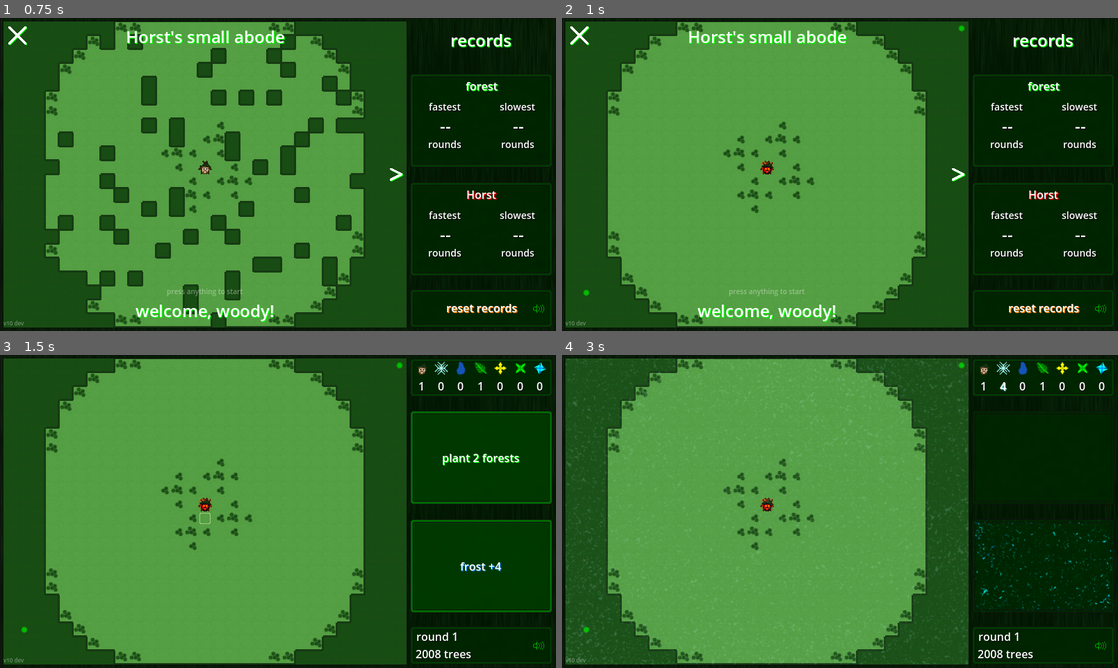
Above: before the commit, frames 1-4 (two rows, left to right).
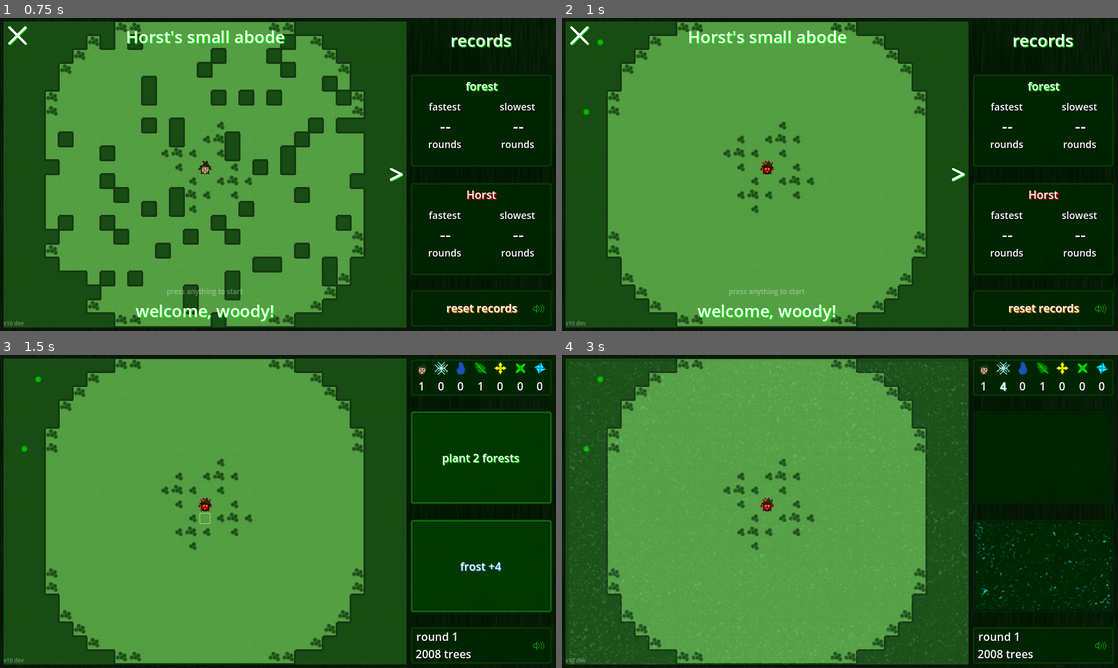
Above: after the commit, the same moments.

Repository: TriffnixXIV/ForstForward
Game: Godot game, scene res://Scenes/ForstForward.tscn
The game is run twice, just before and just after one commit, with the same random seed, the same clock (stepped at 60 frames per second) and the same inputs. Sound files missing from this copy of the repository are replaced by a short silence.
Inputs (mouse positions are in pixels of both pictures, inside the frame that each line leads up to):
- Up to frame 1 (0.75 s): click (205, 174) at 0.5 s
- Up to frame 2 (1 s): no input
- Up to frame 3 (1.5 s): click (205, 511) at 1.25 s
- Up to frame 4 (3 s): click "plant 2 forests" at 2 s; click "frost +4" at 2.75 s

Frame 1 is identical in both runs. In frame 2, less than 0.1% of the frame differs, in the area x 3-73%, y 2-89%; in frame 3, less than 0.1%; in frame 4, 1.2%, in the area x 0-74%, y 1-99%.

Commit message:
map refactor pt1: villagers

Diff:
--- a/Source/Code/Advancement.gd
+++ b/Source/Code/Advancement.gd
@@ -21,7 +21,7 @@
 	$Timer.start()
 	$Sounds/AdvancementStart.play()
 	current_phase = Phase.starting
-	map.crystal_manager.advance()
+	map.crystals.advance()
 	step_done = true
 
 func stop():
@@ -84,7 +84,7 @@
 	current_phase = Phase.villagers
 
 	var action_loss = map.get_coldness()
-	for villager in map.villagers:
+	for villager in map.villagers.villagers:
 		map.actions_lost_to_frost += min(map.villager_actions, action_loss)
 		villager.prepare_turn(map.villager_actions - action_loss)
 
@@ -96,7 +96,7 @@
 	villager_built = false
 
 	still_acting = false
-	for villager in map.villagers:
+	for villager in map.villagers.villagers:
 		still_acting = villager.act() or still_acting
 
 	$Sounds/BaseAdvance.play()
@@ -140,7 +140,7 @@
 
 func finish():
 	$Timer.stop()
-	for villager in map.villagers:
+	for villager in map.villagers.villagers:
 		villager.end_turn()
 
 	current_phase = Phase.idle
--- a/Source/Code/CrystalManager.gd
+++ b/Source/Code/Crystals.gd
@@ -1,5 +1,5 @@
-extends Node
-class_name CrystalManager
+extends Node2D
+class_name Crystals
 
 var map: Map
 
@@ -14,12 +14,9 @@
 var fully_grown_crystals: Array[Crystal] = []
 var pending_crystal_spawns: Array[Crystal.Type] = []
 
-func _init(map_: Map):
-	self.map = map_
-
 func reset():
 	for crystal in crystals:
-		map.remove_child(crystal)
+		remove_child(crystal)
 		crystal.queue_free()
 	crystals = []
 	cell_crystal_map = {}
@@ -129,7 +126,7 @@
 	crystal.position.x = cell_position.x * map.tile_set.tile_size.x
 	crystal.position.y = cell_position.y * map.tile_set.tile_size.y
 	crystal.connect("cracked", crystal_has_cracked)
-	map.add_child(crystal)
+	add_child(crystal)
 
 	crystal.map = map
 	crystal.cell_position = cell_position
@@ -143,7 +140,7 @@
 	cell_crystal_map.erase(crystal.cell_position)
 	if crystal.is_grown():
 		fully_grown_crystals.erase(crystal)
-	map.remove_child(crystal)
+	remove_child(crystal)
 	crystal.queue_free()
 
 func claim_crystal():
--- a/Source/Code/ForstForward.gd
+++ b/Source/Code/ForstForward.gd
@@ -99,7 +99,7 @@
 
 func get_cell_from_position(coords: Vector2i):
 	var map_position = $Map.to_local(coords)
-	if $Map/CellHighlight.is_large():
+	if $Map/Overlays/CellHighlight.is_large():
 		map_position.x -= floori($Map.tile_set.tile_size.x / 2.0)
 		map_position.y -= floori($Map.tile_set.tile_size.y / 2.0)
 	map_position.x = floori(map_position.x / $Map.tile_set.tile_size.x)
@@ -108,26 +108,26 @@
 
 func update_highlight():
 	update_hightlight_visibility()
-	if $Map/CellHighlight.visible:
+	if $Map/Overlays/CellHighlight.visible:
 		update_highlight_position()
 		update_highlight_color()
 
 func update_hightlight_visibility():
 	if current_map_position != null and $Map.is_valid_tile(current_map_position) and game_state == GameState.playing and $Map.advancement.current_phase == $Map.advancement.Phase.idle:
-		$Map/CellHighlight.visible = true
-	else:
-		$Map/CellHighlight.visible = false
+		$Map/Overlays/CellHighlight.visible = true
+	else:
+		$Map/Overlays/CellHighlight.visible = false
 
 func update_highlight_position():
 	update_highlight_color()
 	if $Map.is_valid_tile(current_map_position) and game_state == GameState.playing and $Map.advancement.current_phase == $Map.advancement.Phase.idle:
-		$Map/CellHighlight.position.x = current_map_position.x * $Map.tile_set.tile_size.x
-		$Map/CellHighlight.position.y = current_map_position.y * $Map.tile_set.tile_size.y
+		$Map/Overlays/CellHighlight.position.x = current_map_position.x * $Map.tile_set.tile_size.x
+		$Map/Overlays/CellHighlight.position.y = current_map_position.y * $Map.tile_set.tile_size.y
 
 func update_highlight_color():
 	if selected_action == null:
-		$Map/CellHighlight.set_normal()
-		$Map/CellHighlight.set_neutral()
+		$Map/Overlays/CellHighlight.set_normal()
+		$Map/Overlays/CellHighlight.set_neutral()
 	else:
 		var valid_click_target = false
 		match selected_action.get_active_type():
@@ -146,22 +146,22 @@
 
 		match selected_action.get_active_type():
 			Action.Type.spawn_treant:
-				$Map/CellHighlight.set_large()
+				$Map/Overlays/CellHighlight.set_large()
 			_:
-				$Map/CellHighlight.set_normal()
+				$Map/Overlays/CellHighlight.set_normal()
 
 		if valid_click_target:
-			$Map/CellHighlight.set_positive()
+			$Map/Overlays/CellHighlight.set_positive()
 		else:
-			$Map/CellHighlight.set_negative()
+			$Map/Overlays/CellHighlight.set_negative()
 
 func set_character_transparency(boolean: bool):
 	characters_are_transparent = boolean
 	if characters_are_transparent:
-		for creature in $Map.villagers + $Map.druids + $Map.treants + $Map.treantlings:
+		for creature in $Map.villagers.villagers + $Map.druids + $Map.treants + $Map.treantlings:
 			creature.modulate.a = 0.2
 	else:
-		for creature in $Map.villagers + $Map.druids + $Map.treants + $Map.treantlings:
+		for creature in $Map.villagers.villagers + $Map.druids + $Map.treants + $Map.treantlings:
 			creature.modulate.a = 1
 
 func set_game_state(state: GameState):
@@ -225,7 +225,7 @@
 		crystal.harvest()
 		crystal = null
 
-	if len($Map.crystal_manager.fully_grown_crystals) > 0:
+	if len($Map.crystals.fully_grown_crystals) > 0:
 		upgrading = true
 		next_upgrades()
 	else:
@@ -233,7 +233,7 @@
 		next_actions()
 
 func next_upgrades():
-	crystal = $Map.crystal_manager.claim_crystal()
+	crystal = $Map.crystals.claim_crystal()
 	crystal.set_spark_state(Crystal.SparkState.active)
 	var new_upgrades = upgrade_factory.get_upgrades(crystal.type)
 
@@ -358,7 +358,7 @@
 func advance():
 	lock_selection(true)
 	if selected_action != null:
-		$Map.crystal_manager.add_progress(selected_action.get_crystal_type(), 2)
+		$Map.crystals.add_progress(selected_action.get_crystal_type(), 2)
 		match selected_action:
 			top_action:
 				$Sidebar/InGameUI/TopOption/Sparks.set_crystal(top_action.get_crystal_type())
@@ -439,7 +439,7 @@
 	$Sidebar/Records/Horst/Slowest/Number.label_settings.shadow_color = Color(0, 0, 0, 0.8)
 
 func update_numbers():
-	$Sidebar/InGameUI/NumberContainer/Numbers/Villagers/Label.text = str(len($Map.villagers))
+	$Sidebar/InGameUI/NumberContainer/Numbers/Villagers/Label.text = str(len($Map.villagers.villagers))
 	$Sidebar/InGameUI/NumberContainer/Numbers/Villagers/Label.label_settings.shadow_color = Color(0, 0, 0, 0.8)
 	$Sidebar/InGameUI/NumberContainer/Numbers/Frost/Label.text = str($Map.get_coldness())
 	$Sidebar/InGameUI/NumberContainer/Numbers/Frost/Label.label_settings.shadow_color = Color(0, 0, 0, 0.8) if $Map.get_coldness() == $Map.min_frost else Color(0.5, 1, 1, 1) if $Map.frost_boost > 0 else Color(0, 0.5, 1, 1)
--- a/Source/Code/Map.gd
+++ b/Source/Code/Map.gd
@@ -12,10 +12,7 @@
 var horizontal_forest_edges = []
 var vertical_forest_edges = []
 
-@export var Villager: PackedScene
-var villagers: Array[Villager] = []
-var homeless_villagers = []
-var home_cell_villager_map = {}
+var villagers: Villagers
 
 @export var Druid: PackedScene
 var druids: Array[Druid] = []
@@ -26,7 +23,7 @@
 var Treantling: PackedScene = preload("res://Scenes/Treantling.tscn")
 var treantlings: Array[Treantling] = []
 
-var crystal_manager: CrystalManager
+var crystals: Crystals
 
 @export var LightningStrike: PackedScene
 @export var Blast: PackedScene
@@ -119,7 +116,12 @@
 
 	sounds = $Sounds
 
-	crystal_manager = CrystalManager.new(self)
+	crystals = $Crystals
+	crystals.map = self
+
+	villagers = $Villagers
+	villagers.map = self
+
 	highest_possible_score = width * height * 10
 
 	var array = []
@@ -145,33 +147,26 @@
 		for i in range(start_index, end_index):
 			var data = transition_info[i]
 
-			despawn_villager_at(data[1], true)
+			villagers.despawn_at(data[1], true)
 
 			set_cell(data[0], data[1], data[2], data[3])
 
 			if is_house(data[1]):
-				spawn_villager(data[1])
+				villagers.spawn(data[1])
 		update_forest_edges()
 	elif advancement.current_phase == advancement.Phase.transitioning:
 		advancement.current_phase = advancement.Phase.idle
 
-		if len(villagers) > 0:
-			var horst_exists = false
-			for villager in villagers:
-				if villager.is_devil:
-					horst_exists = true
-					break
-			if not horst_exists:
-				villagers[0].get_real()
+		villagers.check_horst_amount()
 
 		for _i in random_starting_crystals:
-			crystal_manager.find_spot_and_spawn_crystal(randi_range(0, 2))
+			crystals.find_spot_and_spawn_crystal(randi_range(0, 2))
 		for _i in base_life_crystals:
-			crystal_manager.find_spot_and_spawn_crystal(Crystal.Type.life)
+			crystals.find_spot_and_spawn_crystal(Crystal.Type.life)
 		for _i in base_growth_crystals:
-			crystal_manager.find_spot_and_spawn_crystal(Crystal.Type.growth)
+			crystals.find_spot_and_spawn_crystal(Crystal.Type.growth)
 		for _i in base_weather_crystals:
-			crystal_manager.find_spot_and_spawn_crystal(Crystal.Type.weather)
+			crystals.find_spot_and_spawn_crystal(Crystal.Type.weather)
 
 		emit_signal("transition_done")
 		emit_signal("score_changed")
@@ -247,10 +242,7 @@
 	frost_boost = 0
 	update_frost_overlay()
 
-	for villager in homeless_villagers:
-		despawn_villager(villager, true)
-	for villager in villagers:
-		villager.reset()
+	villagers.reset()
 
 	for creature in druids + treants + treantlings:
 		remove_child(creature)
@@ -259,7 +251,7 @@
 	treants = []
 	treantlings = []
 
-	crystal_manager.reset()
+	crystals.reset()
 
 func reset_upgrades():
 	villager_actions		= base_villager_actions
@@ -407,17 +399,17 @@
 
 func update_rain_overlay():
 	if rain_duration > 0:
-		$RainOverlay.visible = true
-	else:
-		$RainOverlay.visible = false
+		$Overlays/Rain.visible = true
+	else:
+		$Overlays/Rain.visible = false
 
 func update_frost_overlay():
 	var coldness = get_coldness()
 	if coldness > 0:
-		$FrostOverlay.visible = true
-		$FrostOverlay.modulate.a = min(1, coldness / float(villager_actions))
-	else:
-		$FrostOverlay.visible = false
+		$Overlays/Frost.visible = true
+		$Overlays/Frost.modulate.a = min(1, coldness / float(villager_actions))
+	else:
+		$Overlays/Frost.visible = false
 
 func initialize_cell_labels():
 	var array = []
@@ -519,7 +511,7 @@
 			set_plains(cell_position)
 		if previous_yield >= 10 and amount < 10:
 			update_cell_forest_edges(cell_position)
-			crystal_manager.forest_died_at(cell_position)
+			crystals.forest_died_at(cell_position)
 
 func get_building_progress(cell_position: Vector2i):
 	if is_house(cell_position):
@@ -552,55 +544,10 @@
 			set_build_site(cell_position, progress)
 		elif progress >= 10:
 			set_house(cell_position)
-			if not cell_position in home_cell_villager_map:
-				if len(homeless_villagers) > 0:
-					var villager = homeless_villagers.pop_back()
-					villager.home_cell = cell_position
-					home_cell_villager_map[cell_position] = villager
-				else:
-					spawn_villager(cell_position)
+			villagers.occupy(cell_position)
 		else:
 			set_plains(cell_position)
-			despawn_villager_at(cell_position)
-
-func spawn_villager(cell_position: Vector2i):
-	var villager: Villager = Villager.instantiate()
-	villager.cell_position = cell_position
-	villager.home_cell = cell_position
-	villager.map = self
-	villager.update_position()
-
-	villager.connect("moved", advancement._villager_moved)
-	villager.connect("chopped_tree", advancement._villager_chopped)
-	villager.connect("built_house", advancement._villager_built)
-
-	home_cell_villager_map[cell_position] = villager
-	villagers.append(villager)
-	villager.actions = villagers[0].actions
-
-	add_child(villager)
-
-	if not advancement.current_phase == advancement.Phase.transitioning:
-		born_villagers += 1
-	highest_villager_count = max(highest_villager_count, len(villagers))
-
-func despawn_villager_at(cell_position: Vector2i, also_horst: bool = false):
-	if cell_position in home_cell_villager_map:
-		var villager = home_cell_villager_map[cell_position]
-		despawn_villager(villager, also_horst)
-
-func despawn_villager(villager: Villager, also_horst: bool = true):
-	home_cell_villager_map.erase(villager.home_cell)
-	if also_horst or not villager.is_devil:
-		villagers.erase(villager)
-		homeless_villagers.erase(villager)
-		remove_child(villager)
-		villager.queue_free()
-		if not advancement.current_phase == advancement.Phase.transitioning:
-			dead_villagers += 1
-	else:
-		homeless_villagers.append(villager)
-		villager.home_cell = null
+			villagers.despawn_at(cell_position)
 
 # miscellaneous functions
 
--- a/Source/Code/Treant.gd
+++ b/Source/Code/Treant.gd
@@ -39,14 +39,14 @@
 	return actions > 0
 
 func stomp():
-	var previous_villager_amount = len(map.villagers)
+	var previous_villager_amount = len(map.villagers.villagers)
 	for diff in [Vector2i(0, 0), Vector2i(1, 0), Vector2i(1, 1), Vector2i(0, 1)]:
 		var cell = cell_position + diff
 		var damage = map.get_building_progress(cell)
 		var growth = map.get_yield(cell)
 		var value = min(6, damage + floori((10 - growth) / 4.0))
 		map.trees_from_treants += map.increase_yield(cell, value)
-	map.deaths_to_treants += previous_villager_amount - len(map.villagers)
+	map.deaths_to_treants += previous_villager_amount - len(map.villagers.villagers)
 
 func set_death_spread(amount: int):
 	death_spread = amount
@@ -57,12 +57,12 @@
 	lifespan_left = min(lifespan_left, lifespan)
 
 func convert_to_forest():
-	var previous_villager_amount = len(map.villagers)
+	var previous_villager_amount = len(map.villagers.villagers)
 	var diffs = [Vector2i(0, 0), Vector2i(1, 0), Vector2i(1, 1), Vector2i(0, 1)]
 	diffs.shuffle()
 	for diff in diffs:
 		map.spread_forest(cell_position, death_spread, true, "treant")
-	map.deaths_to_treants += previous_villager_amount - len(map.villagers)
+	map.deaths_to_treants += previous_villager_amount - len(map.villagers.villagers)
 	actions = 0
 	emit_signal("has_died", self)
 
--- a/Source/Code/Treantling.gd
+++ b/Source/Code/Treantling.gd
@@ -46,19 +46,19 @@
 	lifespan_left = min(lifespan_left, lifespan)
 
 func stomp():
-	var previous_villager_amount = len(map.villagers)
+	var previous_villager_amount = len(map.villagers.villagers)
 	var damage = min(stomp_strength, map.get_building_progress(cell_position))
 	var growth = min(stomp_strength - damage, floori((10 - map.get_yield(cell_position)) / 4.0))
 	map.trees_from_treantlings += map.increase_yield(cell_position, damage + growth)
-	map.deaths_to_treantlings += previous_villager_amount - len(map.villagers)
+	map.deaths_to_treantlings += previous_villager_amount - len(map.villagers.villagers)
 
 func set_death_spread(amount: int):
 	death_spread = amount
 
 func convert_to_forest():
-	var previous_villager_amount = len(map.villagers)
+	var previous_villager_amount = len(map.villagers.villagers)
 	map.spread_forest(cell_position, death_spread, true, "treantling")
-	map.deaths_to_treantlings += previous_villager_amount - len(map.villagers)
+	map.deaths_to_treantlings += previous_villager_amount - len(map.villagers.villagers)
 	actions = 0
 	emit_signal("has_died", self)
 
--- /dev/null
+++ b/Source/Code/Villagers.gd
@@ -0,0 +1,80 @@
+extends Node2D
+class_name Villagers
+
+var map: Map
+
+var VillagerScene: PackedScene = preload("res://Scenes/Villager.tscn")
+var villagers: Array[Villager] = []
+var homeless_villagers = []
+var home_cell_villager_map = {}
+
+var horst_amount: int = 1
+
+func reset():
+	for villager in homeless_villagers:
+		despawn(villager, true)
+	for villager in villagers:
+		villager.reset()
+
+func check_horst_amount():
+	if len(villagers) > 0:
+		var existing_horsts = 0
+		for villager in villagers:
+			if villager.is_devil:
+				existing_horsts += 1
+
+		villagers.shuffle()
+		var i = 0
+		while existing_horsts < horst_amount and i < len(villagers):
+			if not villagers[i].is_devil:
+				villagers[i].get_real()
+				existing_horsts += 1
+			i += 1
+
+func occupy(cell_position: Vector2i):
+	if not cell_position in home_cell_villager_map:
+		if len(homeless_villagers) > 0:
+			var villager = homeless_villagers.pop_back()
+			villager.home_cell = cell_position
+			home_cell_villager_map[cell_position] = villager
+		else:
+			spawn(cell_position)
+
+func spawn(cell_position: Vector2i):
+	var villager: Villager = VillagerScene.instantiate()
+	villager.cell_position = cell_position
+	villager.home_cell = cell_position
+	villager.map = map
+	villager.update_position()
+
+	villager.connect("moved", map.advancement._villager_moved)
+	villager.connect("chopped_tree", map.advancement._villager_chopped)
+	villager.connect("built_house", map.advancement._villager_built)
+
+	home_cell_villager_map[cell_position] = villager
+	villagers.append(villager)
+	villager.actions = villagers[0].actions
+
+	add_child(villager)
+
+	if not map.advancement.current_phase == map.advancement.Phase.transitioning:
+		map.born_villagers += 1
+	map.highest_villager_count = max(map.highest_villager_count, len(villagers))
+
+func despawn_at(cell_position: Vector2i, also_horst: bool = false):
+	if cell_position in home_cell_villager_map:
+		var villager = home_cell_villager_map[cell_position]
+		despawn(villager, also_horst)
+
+func despawn(villager: Villager, also_horst: bool = true):
+	home_cell_villager_map.erase(villager.home_cell)
+	if also_horst or not villager.is_devil:
+		villagers.erase(villager)
+		homeless_villagers.erase(villager)
+		remove_child(villager)
+		villager.queue_free()
+		if not map.advancement.current_phase == map.advancement.Phase.transitioning:
+			map.dead_villagers += 1
+	else:
+		homeless_villagers.append(villager)
+		villager.home_cell = null
--- a/Source/Scenes/ForstForward.tscn
+++ b/Source/Scenes/ForstForward.tscn
@@ -10,7 +10,6 @@
 [ext_resource type="AudioStream" uid="uid://id7di46s4g3d" path="res://Sounds/LowWood.wav" id="6_ybxwl"]
 [ext_resource type="Texture2D" uid="uid://dqiy4yeveobu2" path="res://Images/Tiles/Plains.png" id="7_gswc0"]
 [ext_resource type="Script" path="res://Code/Advancement.gd" id="7_xxdmg"]
-[ext_resource type="PackedScene" uid="uid://204iv18oep35" path="res://Scenes/Villager.tscn" id="8_kr2na"]
 [ext_resource type="Texture2D" uid="uid://c2kj8qomwkvw8" path="res://Images/Tiles/Growth.png" id="8_rvm20"]
 [ext_resource type="Texture2D" uid="uid://d1qg7dksiud0w" path="res://Images/Tiles/Forest.png" id="9_s63f6"]
 [ext_resource type="PackedScene" uid="uid://c7tt164thkk3e" path="res://Scenes/Druid.tscn" id="9_y30ib"]
@@ -45,6 +44,8 @@
 [ext_resource type="Texture2D" uid="uid://dnsatdhdbguxs" path="res://Images/Highlights/RedHighlight.png" id="34_70uow"]
 [ext_resource type="Texture2D" uid="uid://xk3vg20yrq4e" path="res://Images/Highlights/LargeGreenHighlight.png" id="35_3tfe7"]
 [ext_resource type="Texture2D" uid="uid://cqu2nut45lepw" path="res://Images/Highlights/LargeHighlight.png" id="36_1cjcc"]
+[ext_resource type="Script" path="res://Code/Crystals.gd" id="36_utnoc"]
+[ext_resource type="Script" path="res://Code/Villagers.gd" id="37_cce84"]
 [ext_resource type="Texture2D" uid="uid://c7ix3anx83jq7" path="res://Images/Highlights/LargeRedHighlight.png" id="37_k0mh1"]
 [ext_resource type="LabelSettings" uid="uid://bterirwd56o63" path="res://Text/CellNumberLabelSettings.tres" id="41_7rtjq"]
 [ext_resource type="Texture2D" uid="uid://1t3o6p2kvsui" path="res://Images/Treant.png" id="42_e0d5f"]
@@ -283,7 +284,6 @@
 script = ExtResource("12_6qirj")
 levels = Array[PackedScene]([ExtResource("15_407iu"), ExtResource("16_6jsyv"), ExtResource("17_qqkob"), ExtResource("18_ngmoe"), ExtResource("19_qo6jg"), ExtResource("18_m1f27"), ExtResource("19_p7cwc")])
 ForestEdge = ExtResource("5_4pb2x")
-Villager = ExtResource("8_kr2na")
 Druid = ExtResource("9_y30ib")
 Treant = ExtResource("17_rglu0")
 LightningStrike = ExtResource("25_g2uic")
@@ -332,21 +332,38 @@
 [node name="Timer" type="Timer" parent="Map/Advancement"]
 wait_time = 0.25
 
-[node name="FrostOverlay" type="Sprite2D" parent="Map"]
+[node name="Crystals" type="Node2D" parent="Map"]
+script = ExtResource("36_utnoc")
+
+[node name="Villagers" type="Node2D" parent="Map"]
+script = ExtResource("37_cce84")
+
+[node name="Treants" type="Node2D" parent="Map"]
+
+[node name="Druids" type="Node2D" parent="Map"]
+
+[node name="Treantlings" type="Node2D" parent="Map"]
+
+[node name="Overlays" type="Node2D" parent="Map"]
+
+[node name="Frost" type="Sprite2D" parent="Map/Overlays"]
 visible = false
 z_index = 2
+position = Vector2(5, 5)
 texture = ExtResource("31_ctvyl")
 centered = false
 
-[node name="RainOverlay" type="Sprite2D" parent="Map"]
+[node name="Rain" type="Sprite2D" parent="Map/Overlays"]
 visible = false
 z_index = 2
+position = Vector2(5, 5)
 texture = ExtResource("32_dub1y")
 centered = false
 
-[node name="CellHighlight" type="Sprite2D" parent="Map"]
+[node name="CellHighlight" type="Sprite2D" parent="Map/Overlays"]
 visible = false
 z_index = 2
+position = Vector2(5, 5)
 texture = ExtResource("31_3mgxn")
 centered = false
 script = ExtResource("33_013ga")
Not shown: 1 places in Source/Scenes/ForstForward.tscn that only renumber resources
